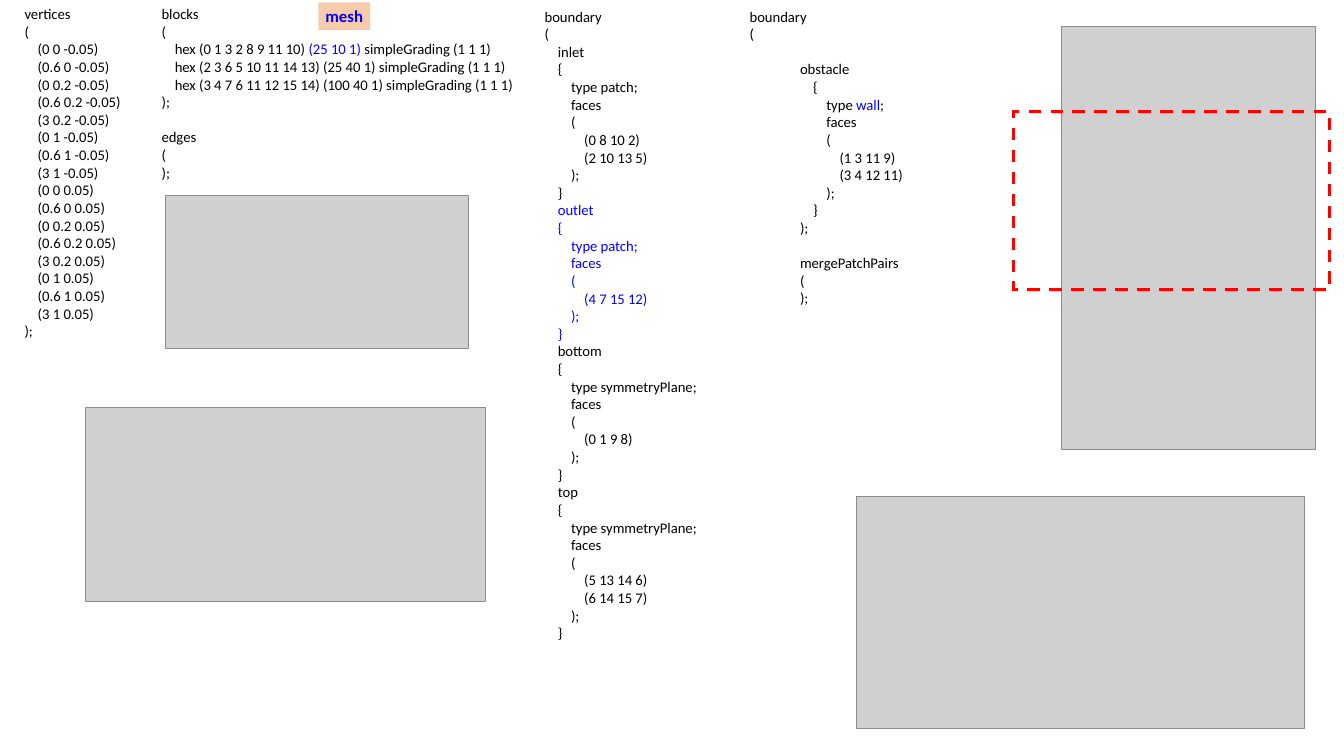
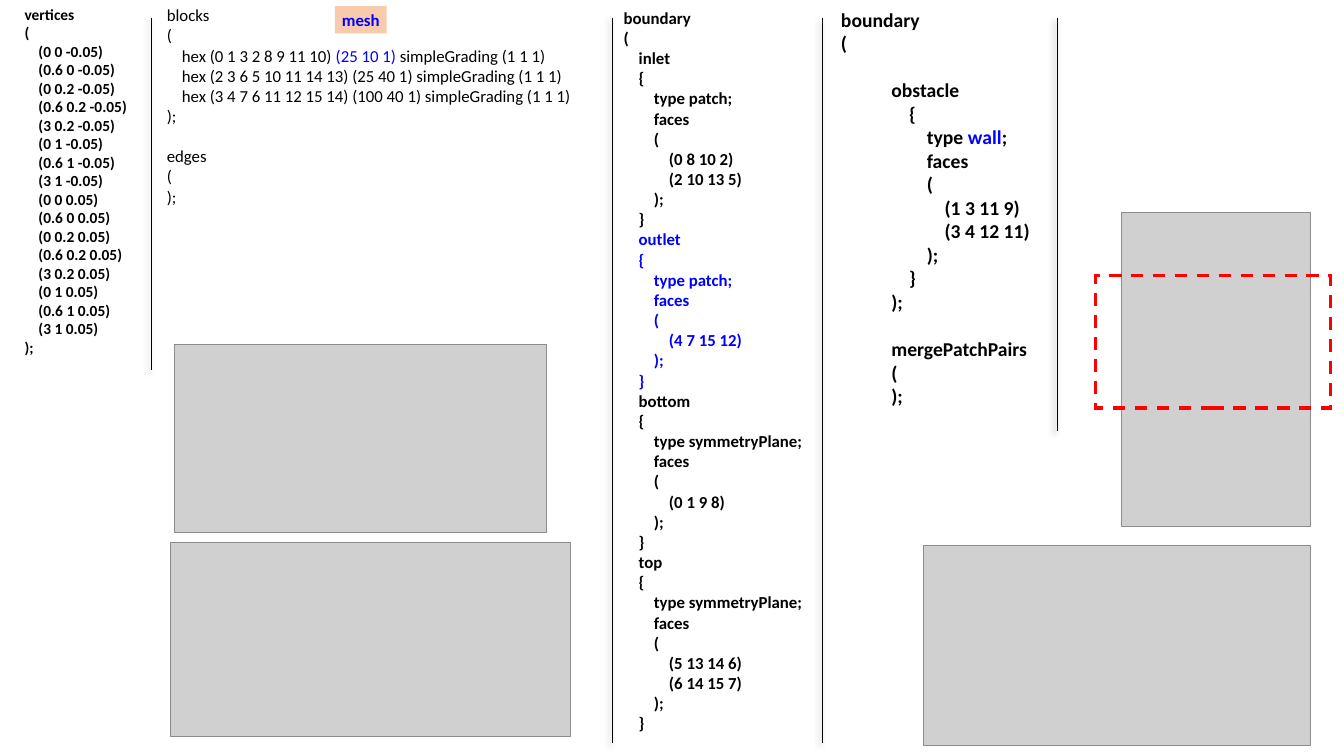
Before and after one commit to grossiRM/CFD_ON, a slide deck: slide 3 of 04_OpenFoam/openFoam_beta.pptx. Drawn at 1344x756 pixels with LibreOffice and Linux fonts; fonts in the diff are those of the drawing; grey boxes stand for pictures. Boxes give left, top, right and bottom in pixels: in the first picture for what was removed or moved away, otherwise in the second. Text is boxed around its words. In the diff, an @@ line names an element or a change of style, - is before the commit and + after.

```diff
--- a/04_OpenFoam/openFoam_beta.pptx
+++ b/04_OpenFoam/openFoam_beta.pptx
@@ text "vertices" at (x1=25, y1=9, x2=127, y2=336): size 10.5 to 11 pt, bold on @@
@@ line added from (151, 18) to (151, 371), #000000 0.5 pt @@
@@ text "blocks" at (x1=167, y1=9, x2=571, y2=165): size 10.5 to 12 pt @@
@@ rectangle "mesh" moved from (x1=319, y1=2, x2=370, y2=29) to (x1=335, y1=6, x2=386, y2=33) @@
@@ line added from (612, 18) to (612, 744), #000000 0.5 pt @@
@@ text "boundary" moved from (x1=545, y1=11, x2=697, y2=605) to (x1=624, y1=12, x2=802, y2=692) @@
@@ text "boundary" at (x1=624, y1=12, x2=802, y2=692): size 10.5 to 12 pt, bold on @@
@@ line added from (823, 18) to (823, 744), #000000 0.5 pt @@
@@ text "boundary" moved from (x1=750, y1=11, x2=902, y2=271) to (x1=841, y1=13, x2=1030, y2=360) @@
@@ text "boundary" at (x1=841, y1=13, x2=1030, y2=360): size 10.5 to 14 pt, bold on @@
@@ line added from (1058, 18) to (1058, 432), #000000 0.5 pt @@
@@ picture resized from (x1=1062, y1=27, x2=1316, y2=450) to (x1=1122, y1=213, x2=1311, y2=526) @@
@@ rectangle resized from (x1=1014, y1=111, x2=1330, y2=289) to (x1=1096, y1=275, x2=1331, y2=408) @@
@@ picture resized from (x1=166, y1=196, x2=469, y2=349) to (x1=174, y1=345, x2=546, y2=533) @@
@@ picture moved from (x1=86, y1=407, x2=486, y2=601) to (x1=170, y1=542, x2=571, y2=736) @@
@@ picture resized from (x1=857, y1=497, x2=1305, y2=729) to (x1=924, y1=545, x2=1310, y2=746) @@
```
Also in this commit, not shown: 3 other slides changed, 2 slides added, 20 other files.
